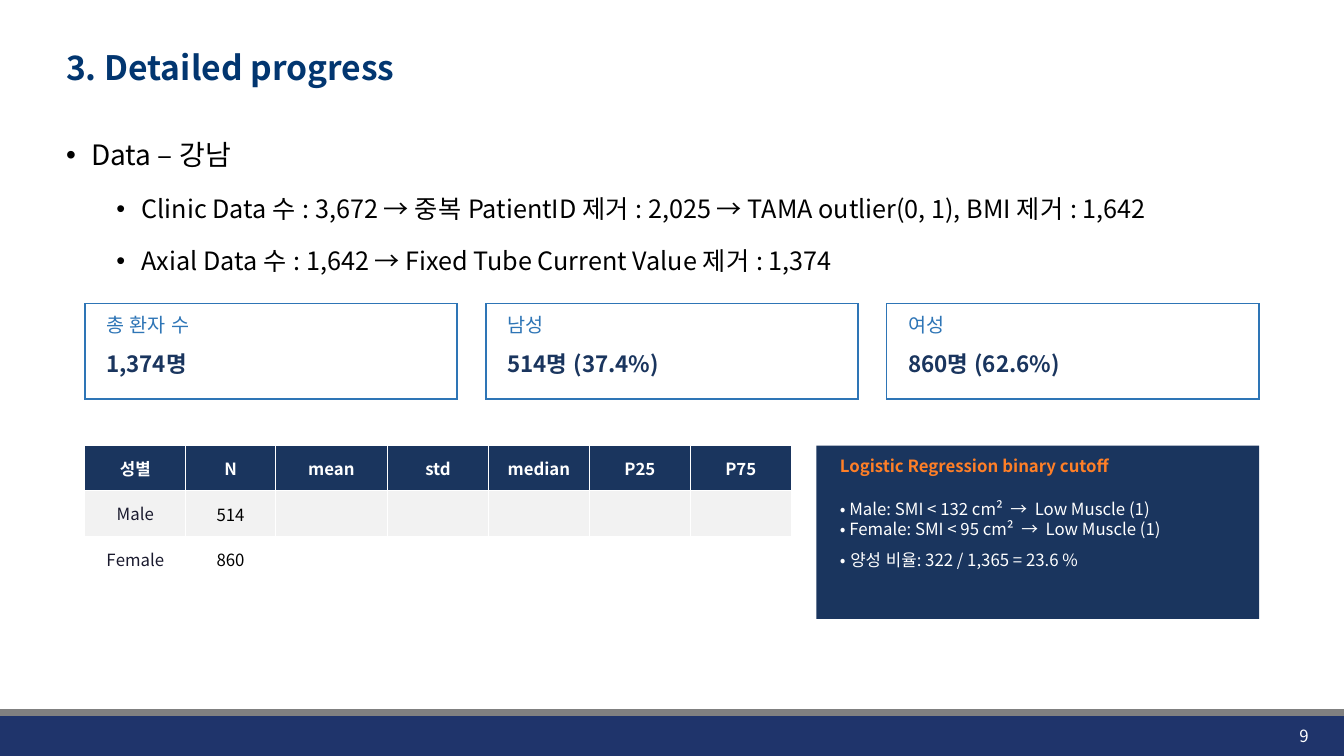
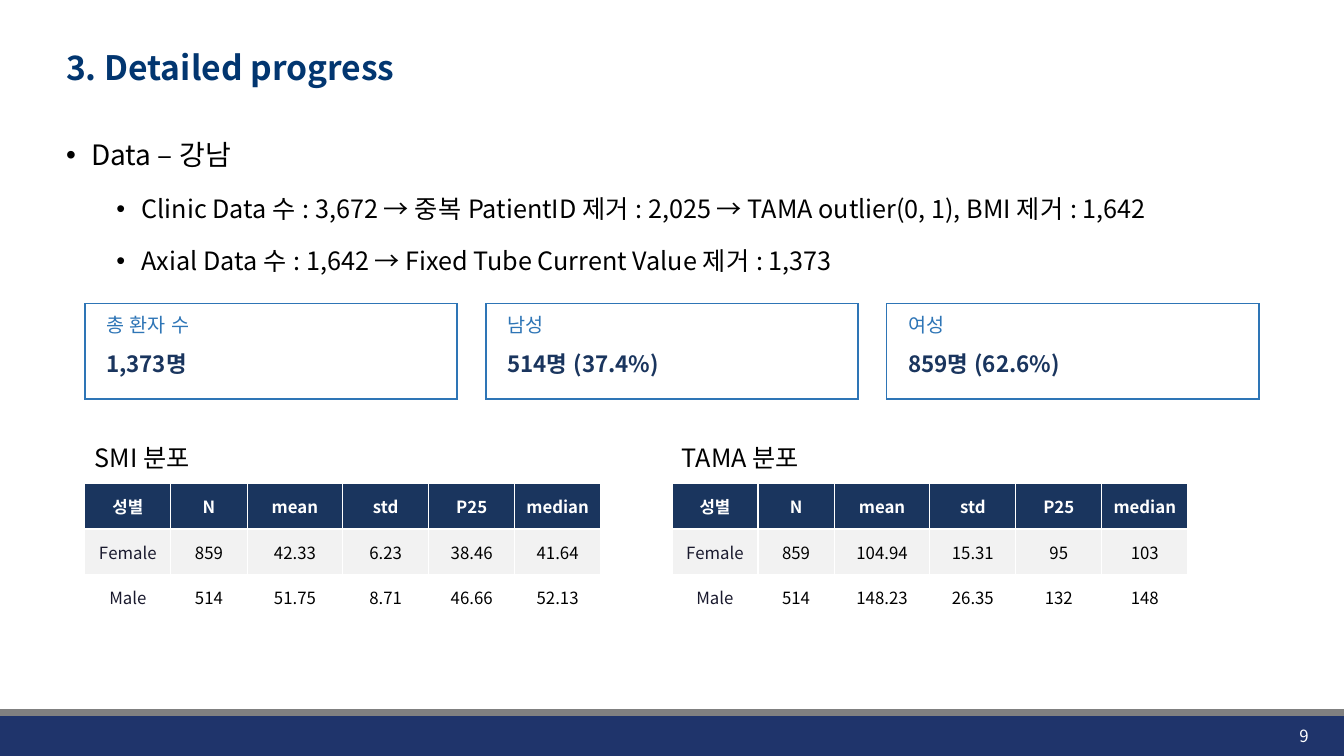
Before and after one commit to JHWannabe/2026-1_Study, a slide deck: slide 9 of 연구자료/260508_AEC_SMI_Analysis.pptx. Drawn at 1344x756 pixels with LibreOffice and Linux fonts; fonts in the diff are those of the drawing; background and template pictures are left out. Boxes give left, top, right and bottom in pixels: in the first picture for what was removed or moved away, otherwise in the second. Text is boxed around its words. In the diff, an @@ line names an element or a change of style, - is before the commit and + after.

```diff
--- a/연구자료/260508_AEC_SMI_Analysis.pptx
+++ b/연구자료/260508_AEC_SMI_Analysis.pptx
@@ text at [142,249,832,275]: text changed @@
-  • Axial Data 수 : 1,642 → Fixed Tube Current Value 제거 : 1,374
+  • Axial Data 수 : 1,642 → Fixed Tube Current Value 제거 : 1,373
@@ text at [106,353,187,377]: text changed @@
-1,374명
+1,373명
@@ text at [908,353,1060,377]: text changed @@
-860명 (62.6%)
+859명 (62.6%)
@@ text added at [95,447,189,469], 18 pt, text #000000 @@
+SMI 분포
@@ text added at [682,447,799,469], 18 pt, text #000000 @@
+TAMA 분포
@@ rectangle removed at [817,446,1259,619] @@
@@ text removed at [840,458,1109,476] @@
-Logistic Regression binary cutoff
@@ table at [85,484,600,620] @@
-column 1: 성별 | Male | Female
-column 2: N | 514 | 860
-column 3: mean |  | 
-column 4: std |  | 
-column 5: median |  | 
-column 6: P25 |  | 
-column 7: P75 |  | 
+column 1: 성별 | Female | Male
+column 2: N | 859 | 514
+column 3: mean | 42.33 | 51.75
+column 4: std | 6.23 | 8.71
+column 5: P25 | 38.46 | 46.66
+column 6: median | 41.64 | 52.13
@@ table: place and size @@
-table at [85,446,790,582]
+table at [85,484,600,620]
@@ table added at [673,484,1188,620], 3 rows, 6 columns @@
+성별 | N | mean | std | P25 | median
+Female | 859 | 104.94 | 15.31 | 95 | 103
+Male | 514 | 148.23 | 26.35 | 132 | 148
@@ text removed at [849,500,1161,569] @@
-• Male: SMI < 132 cm² → Low Muscle (1)
-• Female: SMI < 95 cm² → Low Muscle (1)
-• 양성 비율: 322 / 1,365 = 23.6 %
```
Also in this commit, not shown: 22 slides added, 12 other files.
